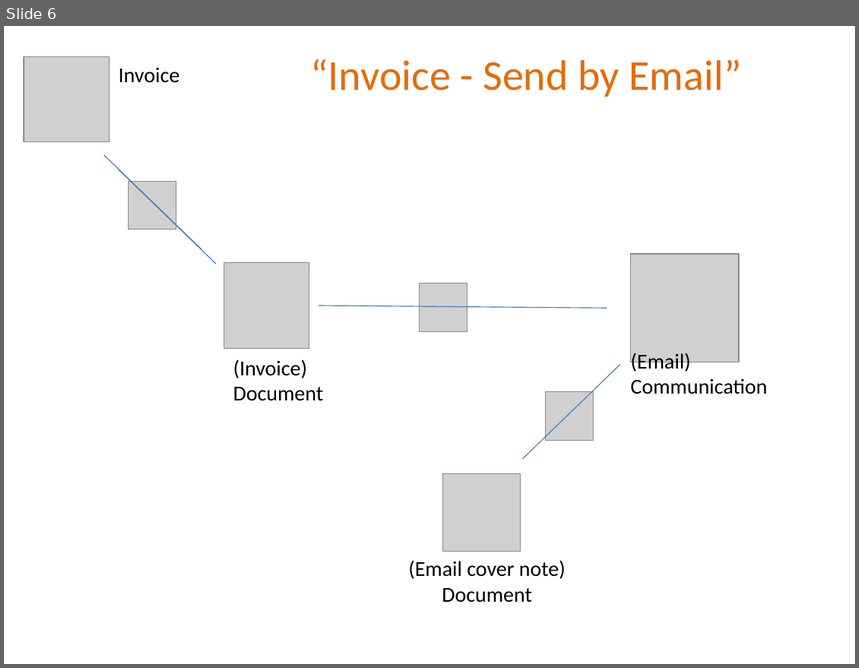
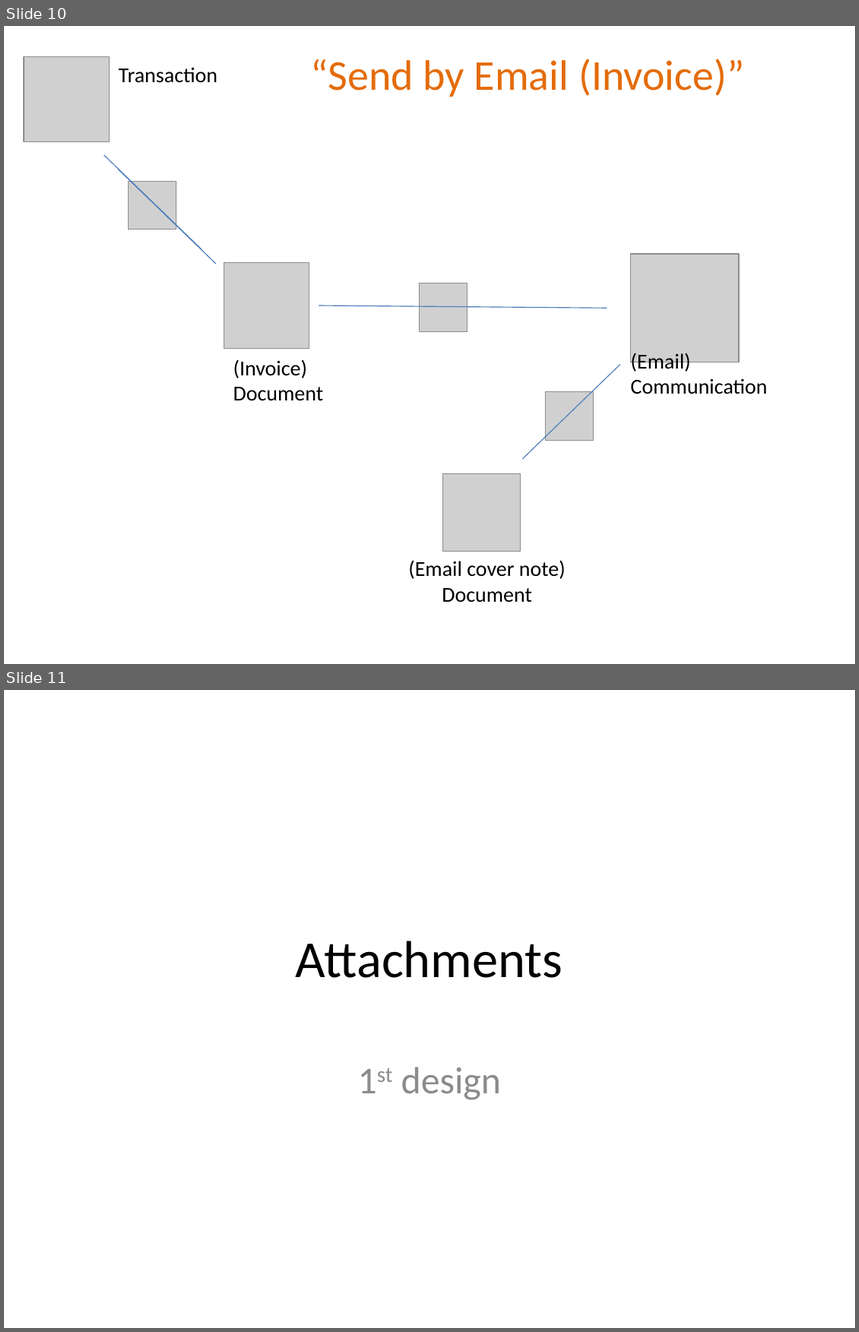
Before and after one commit to estatio/estatio, a slide deck: docs/docs-and-comms/attachments.pptx. Shown one above the other, each under a label of ours: slide 6 before the commit, slides 10 and 11 after it. The pictures are 859x668 and 859x1332 pixels, drawn with LibreOffice and Linux fonts; fonts in the diff are those of the drawing; grey boxes stand for pictures. Boxes give left, top, right and bottom in pixels: in the first picture for what was removed or moved away, otherwise in the second. Text is boxed around its words. In the diff, an @@ line names an element or a change of style, - is before the commit and + after.

Commit message:
EST-1146: updates the pptx for different attachment design

```diff
--- a/docs/docs-and-comms/attachments.pptx
+++ b/docs/docs-and-comms/attachments.pptx
@@ slide 11 added at [4,690,855,1328], background #FFFFFF @@
@@ title added at [296,941,563,978], 44 pt, text #000000 @@
+Attachments
@@ subtitle added at [401,1067,501,1100], 32 pt, text #8C8C8C @@
+1st design
@@ what was slide 6 is now slide 10 @@
@@ slide 10 changed as well @@
@@ text at [119,67,218,83]: text changed @@
-Invoice
+Transaction
@@ text at [310,59,745,97]: text changed @@
-“Invoice - Send by Email”
+“Send by Email (Invoice)”
```
Also in this commit, not shown: 14 other slides changed, 7 other slides added, 2 slides removed.
